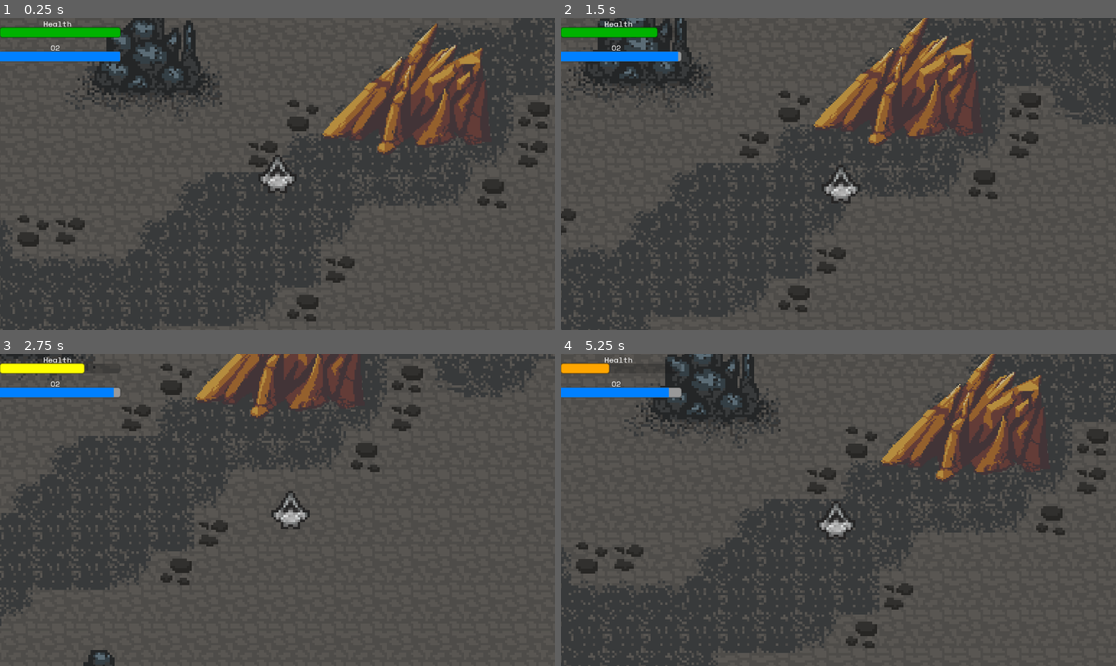
Above: before the commit, frames 1-4 (two rows, left to right).
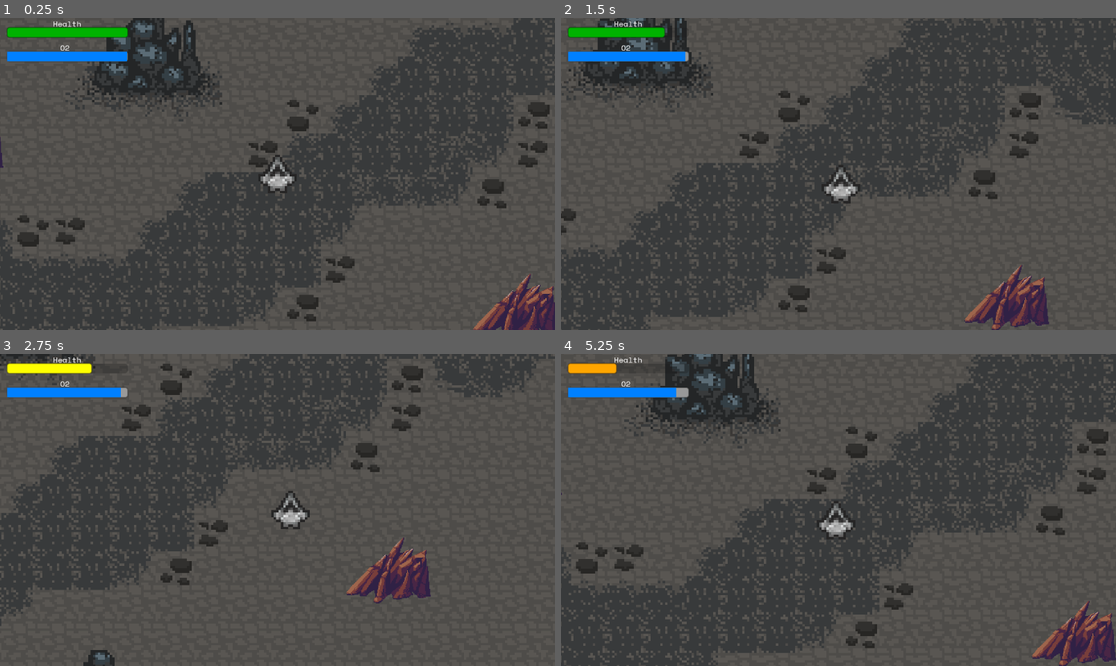
Above: after the commit, the same moments.

Repository: ProjectStarborne/Starborne
Game: Godot game, scene res://Scenes/world_asteroid.tscn
Two runs of this game, one before a commit and one after it. Both use one fixed random seed, a clock stepped at 60 frames per second and the inputs below.
Inputs:
- Up to frame 1 (0.25 s): no input
- Up to frame 2 (1.5 s): tap Enter (ui_accept) at 0.5, 0.77 s; hold D (right) 0.53-1.28 s; hold S (down) from 1.28 s (still down)
- Up to frame 3 (2.75 s): tap Enter (ui_accept) at 1.52 s; release S (down) at 2.03 s; hold D (right) from 2.03 s (still down)
- Up to frame 4 (5.25 s): release D (right) at 2.78 s; hold W (up) 2.78-3.53 s; tap Enter (ui_accept) at 3.02, 3.77, 4.52 s; hold A (left) 3.53-5.03 s; hold S (down) from 5.03 s (still down)

The runs differ from the first frame. In frame 1, 6.4% of the frame differs, in the area x 0-100%, y 1-100%; in frame 2, 6.6%; in frame 3, 4.8%; in frame 4, 6.6%, in the area x 0-100%, y 0-100%.

Commit message:
added meteors, pointy rocks, screenshake when taking damage, and meteor sound effects

Diff:
--- /dev/null
+++ b/Scenes/falling_meteor.tscn
@@ -0,0 +1,23 @@
+[gd_scene load_steps=4 format=3 uid="uid://bxfswk2633o02"]
+
+[ext_resource type="Script" path="res://Scripts/falling_meteor.gd" id="1_5y271"]
+[ext_resource type="Texture2D" uid="uid://b88tiin84r8uf" path="res://Assets/images/asteroid_brown.png" id="2_lifo7"]
+[ext_resource type="AudioStream" uid="uid://ckio8qbxh26wq" path="res://Assets/meteor_impact.wav" id="3_32qcb"]
+
+[node name="FallingMeteor" type="Node2D"]
+
+[node name="Area2D" type="Area2D" parent="."]
+script = ExtResource("1_5y271")
+
+[node name="Sprite2D" type="Sprite2D" parent="Area2D"]
+texture = ExtResource("2_lifo7")
+
+[node name="CollisionPolygon2D" type="CollisionPolygon2D" parent="Area2D"]
+polygon = PackedVector2Array(74, 6, 39, -45, 4, -60, -20, -61, -62, -32, -75, -15, -75, 20, -52, 49, -9, 63, 26, 66, 72, 28)
+
+[node name="AudioStreamPlayer2D" type="AudioStreamPlayer2D" parent="Area2D"]
+stream = ExtResource("3_32qcb")
+volume_db = 24.0
+
+[connection signal="area_entered" from="Area2D" to="Area2D" method="_on_area_entered"]
+[connection signal="body_entered" from="Area2D" to="Area2D" method="_on_body_entered"]
--- a/Scenes/pointy_rock.tscn
+++ b/Scenes/pointy_rock.tscn
@@ -1,7 +1,9 @@
-[gd_scene load_steps=3 format=3 uid="uid://dponnsom5m3oj"]
+[gd_scene load_steps=4 format=3 uid="uid://dponnsom5m3oj"]
 
 [ext_resource type="Script" path="res://Scripts/rock.gd" id="1_opv14"]
-[ext_resource type="Texture2D" uid="uid://0qm26yy0bl53" path="res://Assets/images/pointyrocks.png" id="1_yb3tv"]
+[ext_resource type="Texture2D" uid="uid://bca44p3i5bo2" path="res://Assets/images/pointyrocks_dark.png" id="2_p50n8"]
+
+[sub_resource type="PhysicsMaterial" id="PhysicsMaterial_7inlt"]
 
 [node name="PointyRock" type="Node2D"]
 
@@ -10,11 +12,25 @@
 script = ExtResource("1_opv14")
 
 [node name="Sprite2D" type="Sprite2D" parent="Area2D"]
-position = Vector2(353, -83)
-texture = ExtResource("1_yb3tv")
+position = Vector2(175, -39)
+scale = Vector2(0.5, 0.5)
+texture = ExtResource("2_p50n8")
 offset = Vector2(-370, 72)
 
 [node name="CollisionPolygon2D" type="CollisionPolygon2D" parent="Area2D"]
-polygon = PackedVector2Array(-33, -75, 38, -146, 22, -83, 78, -102, 71, -70, 131, -97, 156, 101, 106, 105, 80, 85, 60, 106, 6, 111, -17, 84, -57, 123, -89, 123, -79, 78, -119, 97, -144, 95, -203, 90, -101, -25, -87, -27)
+visibility_layer = 3
+position = Vector2(-3, 3)
+scale = Vector2(0.5, 0.5)
+polygon = PackedVector2Array(134, -96, 154, 100, 103, 111, 78, 89, 54, 108, 13, 114, -1, 107, -10, 93, -60, 129, -86, 126, -85, 74, -111, 100, -204, 96, -199, 79, -103, -26, -84, -31, -38, -79, -24, -75, 37, -147, 27, -82, 72, -98, 70, -68)
 
-[connection signal="area_entered" from="Area2D" to="Area2D" method="_on_area_entered"]
+[node name="StaticBody2D" type="StaticBody2D" parent="."]
+position = Vector2(298, -70)
+collision_mask = 2
+physics_material_override = SubResource("PhysicsMaterial_7inlt")
+
+[node name="CollisionPolygon2D" type="CollisionPolygon2D" parent="StaticBody2D"]
+position = Vector2(-150, 39)
+scale = Vector2(0.5, 0.5)
+polygon = PackedVector2Array(-168, -27, -150, 167, -197, 173, -222, 158, -243, 170, -298, 181, -313, 158, -361, 197, -388, 192, -384, 143, -416, 166, -448, 168, -453, 156, -499, 160, -500, 144, -405, 44, -392, 41, -337, -10, -329, -3, -264, -80, -276, -19, -225, -32, -226, 1)
+
+[connection signal="body_entered" from="Area2D" to="Area2D" method="_on_body_entered"]
--- a/Scenes/world_asteroid.tscn
+++ b/Scenes/world_asteroid.tscn
@@ -1,10 +1,12 @@
-[gd_scene load_steps=11 format=3 uid="uid://bvgqaw6ccrlpc"]
+[gd_scene load_steps=13 format=3 uid="uid://bvgqaw6ccrlpc"]
 
 [ext_resource type="Texture2D" uid="uid://dua43i7o37n72" path="res://Assets/images/ground_texture-Sheet.png" id="1_8b2gw"]
 [ext_resource type="PackedScene" uid="uid://cg1n3hs12k8ko" path="res://Scenes/player.tscn" id="2_cihn5"]
 [ext_resource type="Texture2D" uid="uid://lxxhhno105nc" path="res://Assets/images/gtexture2-Sheet.png" id="2_xhfhh"]
 [ext_resource type="FontFile" uid="uid://bu31gsw3wcg8t" path="res://Assets/fonts/SpaceMono-Regular.ttf" id="4_0cd16"]
 [ext_resource type="PackedScene" uid="uid://dponnsom5m3oj" path="res://Scenes/pointy_rock.tscn" id="5_7ubw8"]
+[ext_resource type="Script" path="res://Scripts/meteor_spawner.gd" id="6_pdfv4"]
+[ext_resource type="PackedScene" uid="uid://bxfswk2633o02" path="res://Scenes/falling_meteor.tscn" id="7_mer6q"]
 
 [sub_resource type="TileSetAtlasSource" id="TileSetAtlasSource_1wdpt"]
 texture = ExtResource("1_8b2gw")
@@ -222,33 +224,52 @@
 [node name="CanvasLayer" type="CanvasLayer" parent="."]
 
 [node name="HealthBar" type="ProgressBar" parent="CanvasLayer"]
+offset_left = 15.0
 offset_top = 20.0
-offset_right = 250.0
+offset_right = 265.0
 offset_bottom = 40.0
 theme_override_styles/fill = SubResource("StyleBoxFlat_4doei")
 show_percentage = false
 
 [node name="OxygenBar" type="ProgressBar" parent="CanvasLayer"]
+offset_left = 15.0
 offset_top = 70.0
-offset_right = 250.0
+offset_right = 265.0
 offset_bottom = 90.0
 theme_override_styles/background = SubResource("StyleBoxFlat_wwxlt")
 show_percentage = false
 
 [node name="HealthLabel" type="Label" parent="CanvasLayer"]
-offset_left = 90.0
-offset_right = 149.0
+offset_left = 110.0
+offset_right = 169.0
 offset_bottom = 24.0
 theme_override_fonts/font = ExtResource("4_0cd16")
 text = "Health"
 
 [node name="OxygenLabel" type="Label" parent="CanvasLayer"]
-offset_left = 105.0
+offset_left = 125.0
 offset_top = 50.0
-offset_right = 145.0
+offset_right = 165.0
 offset_bottom = 74.0
 theme_override_fonts/font = ExtResource("4_0cd16")
 text = "O2"
 
 [node name="PointyRock" parent="." instance=ExtResource("5_7ubw8")]
-position = Vector2(292, -168)
+position = Vector2(507, 277)
+
+[node name="PointyRock2" parent="." instance=ExtResource("5_7ubw8")]
+position = Vector2(225, -457)
+
+[node name="PointyRock4" parent="." instance=ExtResource("5_7ubw8")]
+position = Vector2(-644, -66)
+
+[node name="PointyRock3" parent="." instance=ExtResource("5_7ubw8")]
+position = Vector2(1287, -762)
+
+[node name="MeteorSpawner" type="Node2D" parent="."]
+script = ExtResource("6_pdfv4")
+MeteorScene = ExtResource("7_mer6q")
+
+[node name="Timer" type="Timer" parent="MeteorSpawner"]
+wait_time = 2.0
+autostart = true
--- a/Scripts/anchor_camera_2d.gd
+++ b/Scripts/anchor_camera_2d.gd
@@ -21,6 +21,13 @@
 # Called every frame. 'delta' is the elapsed time since the previous frame.
 func _physics_process(delta: float) -> void:
 	update_zoom()
+
+	# Screen shake logic for if you take damage
+	if shake_timer > 0:
+		shake_timer -= delta
+		var shake_offset = Vector2(randf_range(-shake_intensity, shake_intensity), randf_range(-shake_intensity, shake_intensity))
+		position += shake_offset  # Add the shake offset to the camera's position
+
 	# The camera's target position is either the anchor_position if the value isn't Vector2.ZERO or the owner's position. The owner is the root node of the scene in which the camera is instanced.
 	var target_position: Vector2 = (
 		owner.global_position
@@ -58,3 +65,16 @@
 
 	_velocity += (desired_velocity - _velocity) / mass
 	position += _velocity * get_physics_process_delta_time()
+
+
+##### CAMERA SCREEN SHAKE #####
+# Variables for screen shake
+var shake_duration = 0.0
+var shake_intensity = 0.0
+var shake_timer = 0.0
+
+# Call this function to start screen shake
+func start_screen_shake(duration: float, intensity: float) -> void:
+	shake_duration = duration
+	shake_intensity = intensity
+	shake_timer = duration
--- /dev/null
+++ b/Scripts/falling_meteor.gd
@@ -0,0 +1,56 @@
+extends Area2D
+
+@export var speed: float = 250.0  # Speed of the meteor falling
+@export var level_bottom: float = 3000.0
+var velocity: Vector2 = Vector2.ZERO
+
+# Knockback strength
+var knockback_strength = 300.0  # Adjust this for the amount of knockback
+
+func _ready() -> void:
+	# Set the initial velocity (falling downwards)
+	velocity = Vector2(0, speed)
+	# Optionally, add rotation or other effects here
+
+func _physics_process(delta: float) -> void:
+	# Move the meteor downwards
+	position += velocity * delta
+	# Remove the meteor if it goes off-screen
+	if position.y > level_bottom:
+		queue_free()
+
+
+func _on_body_entered(body: Node2D) -> void:
+	if body.is_in_group("Player"):
+		body.take_damage(40)  # Adjust damage amount as needed
+		apply_knockback(body)
+
+		# triggering the screen shake
+		# try to find the camera by traversing the scene tree from the Player node
+		var camera = body.get_node_or_null("AnchorCamera2D")
+		if camera != null:
+			camera.start_screen_shake(0.5, 20)  # shakeeeee for 0.5 seconds with intensity 20
+
+		# optionally, we could create an explosion effect here
+
+		# play the meteor_impact.wav sound effect
+		var audio_player = get_node("AudioStreamPlayer2D")
+		if audio_player:
+			print("Audio player found!")
+			audio_player.play()
+
+			# detach the sound node from the meteor so it keeps playing even after the meteor is removed
+			#some dumb bug workaround, it works
+			audio_player.get_parent().remove_child(audio_player)
+			get_tree().root.add_child(audio_player)
+
+		# stop the meteor's movement immediately and remove it
+		queue_free()  # remove the meteor after collision
+
+
+# function to apply knockback to the player
+func apply_knockback(player):
+	# valculate the direction from the rock to the player
+	var direction = (player.global_position - global_position).normalized()
+	# apply the knockback force
+	player.apply_knockback(direction * knockback_strength)
--- /dev/null
+++ b/Scripts/meteor_spawner.gd
@@ -0,0 +1,22 @@
+extends Node2D
+
+@export var MeteorScene: PackedScene
+@export var level_left: float = -2000.0
+@export var level_right: float = 2100.0  # Adjust as per your level's width
+@export var spawn_height: float = -1500.0  # Adjust to ensure meteors spawn off-screen
+
+func _ready() -> void:
+	randomize()
+	$Timer.timeout.connect(_on_Timer_timeout)
+
+func _on_Timer_timeout() -> void:
+	spawn_meteor()
+
+func spawn_meteor() -> void:
+	# Randomize the horizontal spawn position across the entire level
+	var x_position = randf() * (level_right - level_left) + level_left
+
+	var meteor_instance = MeteorScene.instantiate()
+	# Start the meteor above the visible area
+	meteor_instance.global_position = Vector2(x_position, spawn_height)
+	get_tree().current_scene.add_child(meteor_instance)
--- a/Scripts/player.gd
+++ b/Scripts/player.gd
@@ -3,31 +3,46 @@
 
 const SPEED = 200.0
 @export var friction = 500
+var knockback_velocity = Vector2.ZERO  # Holds the knockback force
+var knockback_timer = 0.0  # Timer for how long knockback lasts
+const KNOCKBACK_DURATION = 0.5  # Knockback effect lasts for 0.5 seconds
 
 func _physics_process(delta: float) -> void:
 	var direction = Vector2.ZERO
 
-	if is_dead:
-		return  # Prevent movement if dead
+	# If player is in knockback state
+	if knockback_timer > 0:
+		# Apply knockback
+		velocity = knockback_velocity
+		knockback_timer -= delta
+	else:
+		# Reset knockback velocity once knockback time is over
+		knockback_velocity = Vector2.ZERO
 
-	# Get the input direction and handle the movement/deceleration.
-	# As good practice, you should replace UI actions with custom gameplay actions.
-	if Input.is_action_pressed("up"):
-		direction.y -= 1
-	if Input.is_action_pressed("down"):
-		direction.y += 1
-	if Input.is_action_pressed("left"):
-		direction.x -= 1
-	if Input.is_action_pressed("right"):
-		direction.x += 1
+		if is_dead:
+			return  # Prevent movement if dead
 
-	direction = direction.normalized()
-	velocity = direction * SPEED
+		# Get the input direction and handle the movement/deceleration.
+		if Input.is_action_pressed("up"):
+			direction.y -= 1
+		if Input.is_action_pressed("down"):
+			direction.y += 1
+		if Input.is_action_pressed("left"):
+			direction.x -= 1
+		if Input.is_action_pressed("right"):
+			direction.x += 1
+
+		direction = direction.normalized()
+		velocity = direction * SPEED
+
+	move_and_slide()
+	deplete_oxygen(delta)
 
 
-	#print("x: ", velocity.x, " y: ", velocity.y)
-	move_and_slide()
-	deplete_oxygen(delta)
+# Function to apply knockback
+func apply_knockback(force: Vector2) -> void:
+	knockback_velocity = force
+	knockback_timer = KNOCKBACK_DURATION  # Apply knockback for a fixed duration
 
 
 ####### HEALTH #######
--- a/Scripts/rock.gd
+++ b/Scripts/rock.gd
@@ -1,19 +1,26 @@
 extends Area2D
 
+# Knockback strength
+var knockback_strength = 200.0  # Adjust this for the amount of knockback
 
-# Called when the node enters the scene tree for the first time.
-func _ready() -> void:
-	pass # Replace with function body.
+func _on_body_entered(body: Node) -> void:
+	if body is CharacterBody2D:
+		print("Player touched the rock!")
+		body.take_damage(20)  # Call the take_damage function on the player
+		# Apply knockback
+		apply_knockback(body)
+
+		# Trigger the screen shake
+		# Try to find the camera by traversing the scene tree from the Player node
+		var camera = body.get_node_or_null("AnchorCamera2D")
+		if camera != null:
+			camera.start_screen_shake(0.5, 2)  # Shake for 0.5 seconds with intensity 2
 
 
-# Called every frame. 'delta' is the elapsed time since the previous frame.
-func _process(delta: float) -> void:
-	pass
+# Function to apply knockback to the player
+func apply_knockback(player):
+	# Calculate the direction from the rock to the player
+	var direction = (player.global_position - global_position).normalized()
 
-
-func _on_area_entered(area: Area2D) -> void:
-	print("player touched rockkk!")
-	if area.name == "Player":
-		print("player touched the rock!")
-		# Assuming you have a take_damage function on your player
-		area.take_damage(20)  # Reduces player health by 20
+	# Apply the knockback force
+	player.apply_knockback(direction * knockback_strength)
Binary file added: Assets/images/asteroid_brown.png
Not shown, added: Assets/images/asteroid_brown.png.import
Binary file added: Assets/images/pointyrocks_dark.png
Not shown, added: Assets/images/pointyrocks_dark.png.import
Not shown, added: Assets/meteor_impact.wav.import
Not shown, added: Assets/meteor_impact.wav
